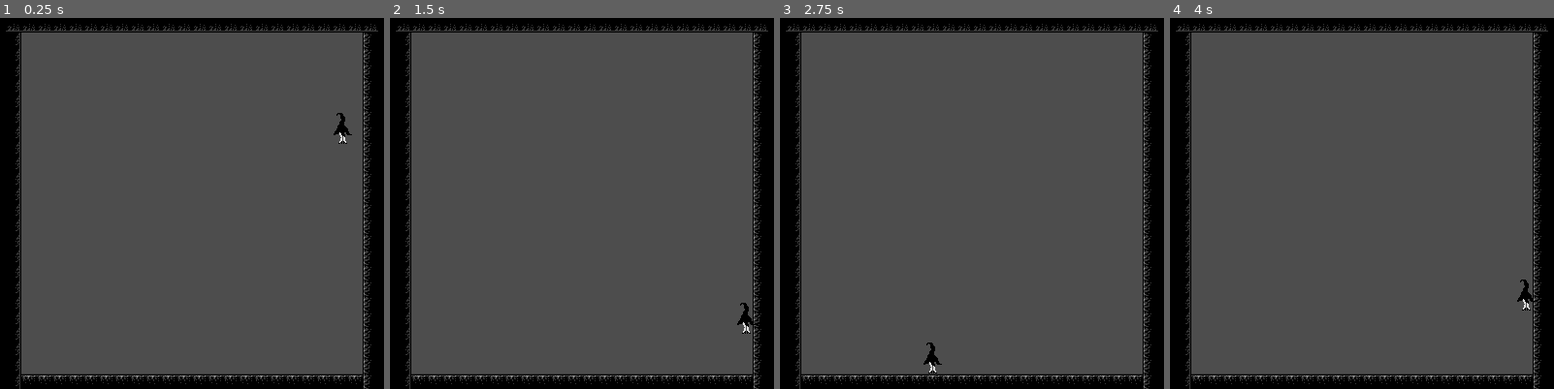
Above: before the commit, frames 1-4 (left to right).
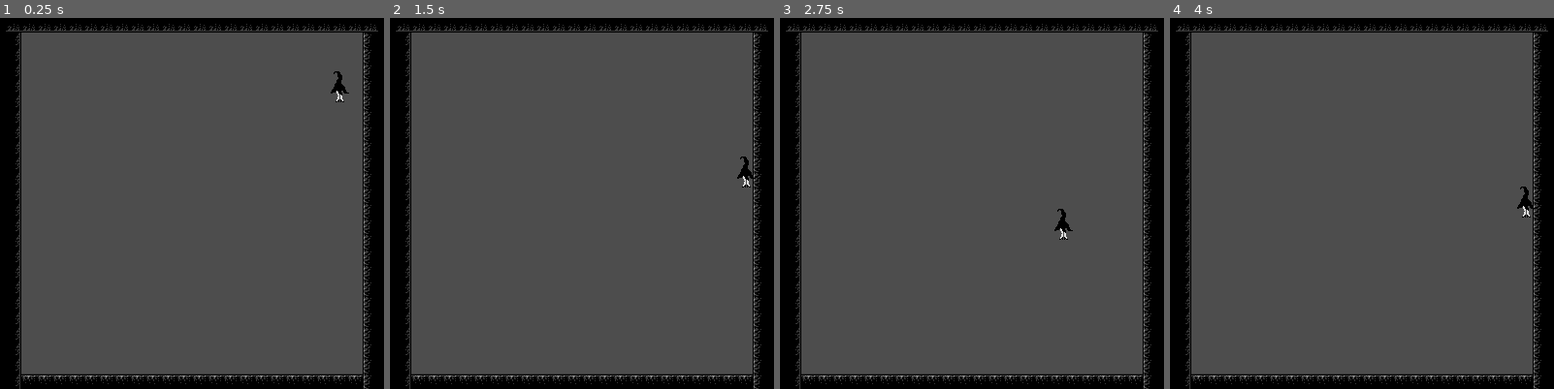
Above: after the commit, the same moments.

Repository: jojovary/HNUWinterGameJam24
Game: Godot game, scene res://Szenen/PrototypeLevel.tscn
The game is run twice, just before and just after one commit, with the same random seed, the same clock (stepped at 60 frames per second) and the same inputs.
Inputs:
- Up to frame 1 (0.25 s): no input
- Up to frame 2 (1.5 s): tap Enter (ui_accept) at 0.5, 0.6, 0.77, 1.07, 1.35 s; hold Right (ui_right) from 0.53 s (still down)
- Up to frame 3 (2.75 s): tap Enter (ui_accept) at 1.52, 1.82, 2.1 s; release Right (ui_right) at 2.03 s; hold Left (ui_left) from 2.03 s (still down)
- Up to frame 4 (4 s): release Left (ui_left) at 2.78 s; hold Right (ui_right) from 2.78 s (still down); tap Enter (ui_accept) at 2.85, 3.02, 3.32, 3.6, 3.77 s

The runs differ from the first frame. In frame 1, 0.3% of the frame differs, in the area x 86-92%, y 14-34%; in frame 2, 0.3%; in frame 3, 0.3%; in frame 4, 0.3%.

Commit message:
accelecation

Diff:
--- a/ssss/Scripte/player.gd
+++ b/ssss/Scripte/player.gd
@@ -2,24 +2,56 @@
 
 
 const SPEED = 300.0
+const DECELARATION = 5.0
+const ACCELERATION = 5.0
 const JUMP_VELOCITY = -400.0
+var jump_count = 0
+const max_jump_count = 2
+var current_direction = 0
+
+func _physics_process(delta: float) -> void:
+	jump(delta)
+	accelerate()
+	#changeDirection()
+	move_and_slide()
+
+func jump(delta):
+	 # while the player is jumping gravity should affect him
+	if not is_on_floor():
+		velocity.y += ProjectSettings.get_setting("physics/2d/default_gravity") * delta
+	if is_on_floor():
+		jump_count = 0
+		#enables the player to jump while he is not in the air and pressing the according button
+	if Input.is_action_just_pressed("ui_accept") and jump_count < max_jump_count:
+			velocity.y = JUMP_VELOCITY
+			jump_count += 1
+
+func accelerate():
+	if Input.is_action_pressed("ui_left"):
+		current_direction = -1
+
+	if Input.is_action_pressed("ui_right"):
+		current_direction = 1
+
+	velocity.x = abs(velocity.x) * current_direction
+
+	if current_direction == 1:
+		velocity.x = move_toward(velocity.x, SPEED, ACCELERATION)
+	elif current_direction == -1:
+		velocity.x = move_toward(velocity.x, -SPEED, ACCELERATION)
+
+	print("bevor" + str(velocity.x))
 
 
-func _physics_process(delta: float) -> void:
-	# Add the gravity.
-	if not is_on_floor():
-		velocity += get_gravity() * delta
+	print(velocity.x)
 
-	# Handle jump.
-	if Input.is_action_just_pressed("ui_accept") and is_on_floor():
-		velocity.y = JUMP_VELOCITY
 
+
+func muell():
 	# Get the input direction and handle the movement/deceleration.
 	# As good practice, you should replace UI actions with custom gameplay actions.
 	var direction := Input.get_axis("ui_left", "ui_right")
-	if direction:
-		velocity.x = direction * SPEED
+	if  direction:
+		velocity.x = move_toward(velocity.x, SPEED * direction, ACCELERATION )
 	else:
-		velocity.x = move_toward(velocity.x, 0, SPEED)
-
-	move_and_slide()
+		velocity.x = move_toward(velocity.x, 0, DECELARATION)
--- a/ssss/Szenen/PrototypeLevel.tscn
+++ b/ssss/Szenen/PrototypeLevel.tscn
@@ -83,4 +83,4 @@
 use_kinematic_bodies = true
 
 [node name="Player" parent="." instance=ExtResource("1_ya4xl")]
-position = Vector2(475, 87)
+position = Vector2(472, 40)
--- a/ssss/project.godot
+++ b/ssss/project.godot
@@ -21,6 +21,41 @@
 window/size/viewport_height=384
 window/stretch/mode="viewport"
 
+[input]
+
+ui_left={
+"deadzone": 0.5,
+"events": [Object(InputEventKey,"resource_local_to_scene":false,"resource_name":"","device":0,"window_id":0,"alt_pressed":false,"shift_pressed":false,"ctrl_pressed":false,"meta_pressed":false,"pressed":false,"keycode":4194319,"physical_keycode":0,"key_label":0,"unicode":0,"location":0,"echo":false,"script":null)
+, Object(InputEventJoypadButton,"resource_local_to_scene":false,"resource_name":"","device":0,"button_index":13,"pressure":0.0,"pressed":false,"script":null)
+, Object(InputEventJoypadMotion,"resource_local_to_scene":false,"resource_name":"","device":0,"axis":0,"axis_value":-1.0,"script":null)
+, Object(InputEventKey,"resource_local_to_scene":false,"resource_name":"","device":-1,"window_id":0,"alt_pressed":false,"shift_pressed":false,"ctrl_pressed":false,"meta_pressed":false,"pressed":false,"keycode":0,"physical_keycode":65,"key_label":0,"unicode":97,"location":0,"echo":false,"script":null)
+]
+}
+ui_right={
+"deadzone": 0.5,
+"events": [Object(InputEventKey,"resource_local_to_scene":false,"resource_name":"","device":0,"window_id":0,"alt_pressed":false,"shift_pressed":false,"ctrl_pressed":false,"meta_pressed":false,"pressed":false,"keycode":4194321,"physical_keycode":0,"key_label":0,"unicode":0,"location":0,"echo":false,"script":null)
+, Object(InputEventJoypadButton,"resource_local_to_scene":false,"resource_name":"","device":0,"button_index":14,"pressure":0.0,"pressed":false,"script":null)
+, Object(InputEventJoypadMotion,"resource_local_to_scene":false,"resource_name":"","device":0,"axis":0,"axis_value":1.0,"script":null)
+, Object(InputEventKey,"resource_local_to_scene":false,"resource_name":"","device":-1,"window_id":0,"alt_pressed":false,"shift_pressed":false,"ctrl_pressed":false,"meta_pressed":false,"pressed":false,"keycode":0,"physical_keycode":68,"key_label":0,"unicode":100,"location":0,"echo":false,"script":null)
+]
+}
+ui_up={
+"deadzone": 0.5,
+"events": [Object(InputEventKey,"resource_local_to_scene":false,"resource_name":"","device":0,"window_id":0,"alt_pressed":false,"shift_pressed":false,"ctrl_pressed":false,"meta_pressed":false,"pressed":false,"keycode":4194320,"physical_keycode":0,"key_label":0,"unicode":0,"location":0,"echo":false,"script":null)
+, Object(InputEventJoypadButton,"resource_local_to_scene":false,"resource_name":"","device":0,"button_index":11,"pressure":0.0,"pressed":false,"script":null)
+, Object(InputEventJoypadMotion,"resource_local_to_scene":false,"resource_name":"","device":0,"axis":1,"axis_value":-1.0,"script":null)
+, Object(InputEventKey,"resource_local_to_scene":false,"resource_name":"","device":-1,"window_id":0,"alt_pressed":false,"shift_pressed":false,"ctrl_pressed":false,"meta_pressed":false,"pressed":false,"keycode":0,"physical_keycode":87,"key_label":0,"unicode":119,"location":0,"echo":false,"script":null)
+]
+}
+ui_down={
+"deadzone": 0.5,
+"events": [Object(InputEventKey,"resource_local_to_scene":false,"resource_name":"","device":0,"window_id":0,"alt_pressed":false,"shift_pressed":false,"ctrl_pressed":false,"meta_pressed":false,"pressed":false,"keycode":4194322,"physical_keycode":0,"key_label":0,"unicode":0,"location":0,"echo":false,"script":null)
+, Object(InputEventJoypadButton,"resource_local_to_scene":false,"resource_name":"","device":0,"button_index":12,"pressure":0.0,"pressed":false,"script":null)
+, Object(InputEventJoypadMotion,"resource_local_to_scene":false,"resource_name":"","device":0,"axis":1,"axis_value":1.0,"script":null)
+, Object(InputEventKey,"resource_local_to_scene":false,"resource_name":"","device":-1,"window_id":0,"alt_pressed":false,"shift_pressed":false,"ctrl_pressed":false,"meta_pressed":false,"pressed":false,"keycode":0,"physical_keycode":83,"key_label":0,"unicode":115,"location":0,"echo":false,"script":null)
+]
+}
+
 [rendering]
 
 textures/canvas_textures/default_texture_filter=0
